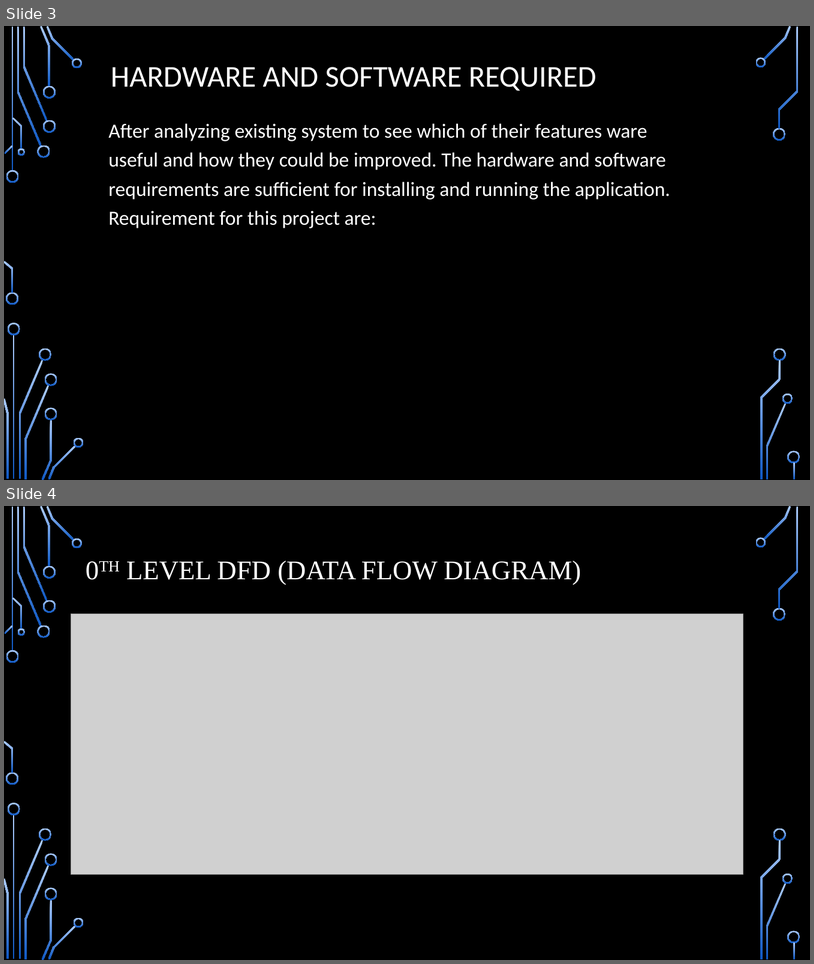
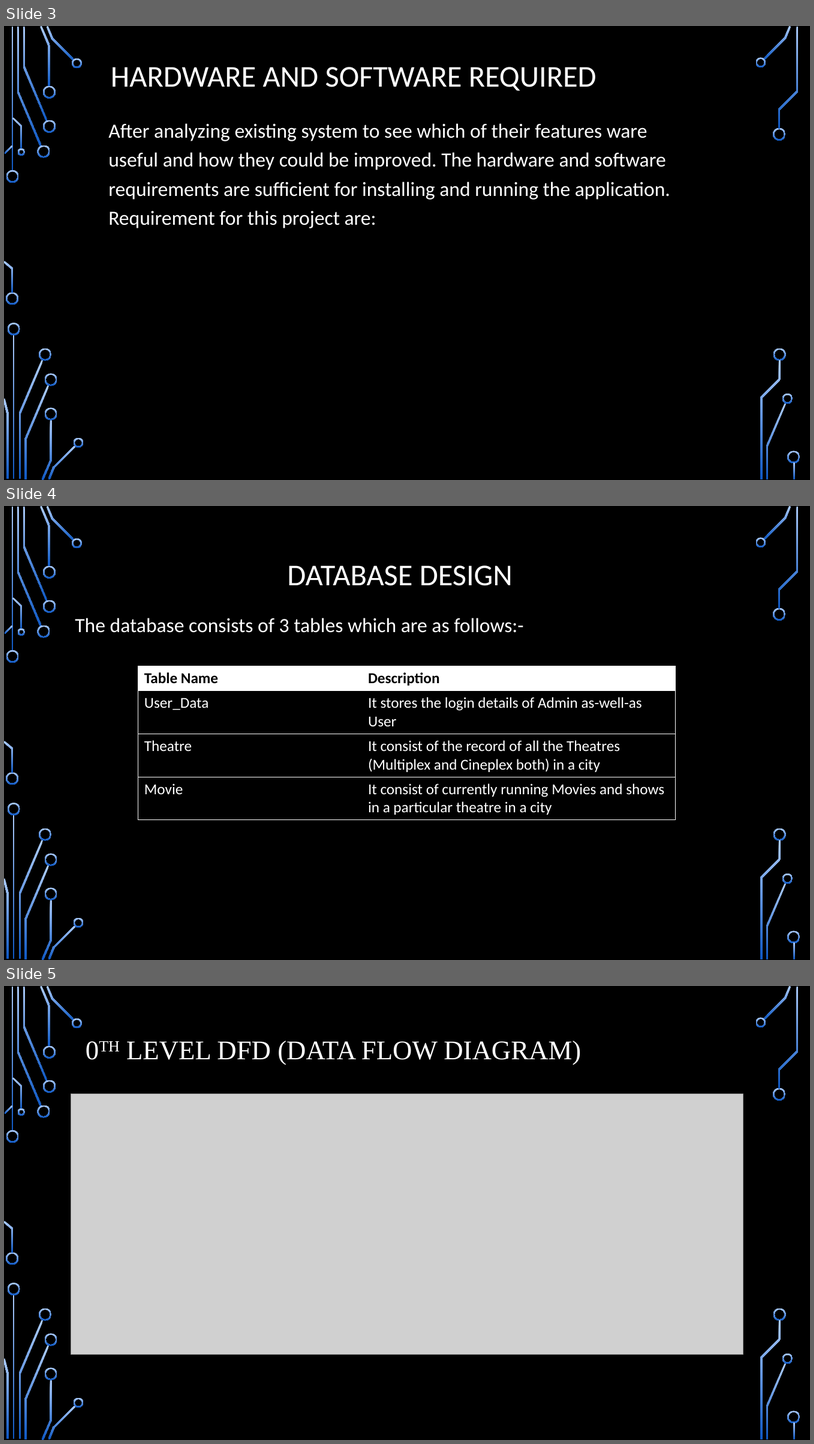
Before and after one commit to vyasaman/movie-ticket-booking, a slide deck: Movie Ticket Booking System.pptx. Shown one above the other, each under a label of ours: slides 3 and 4 before the commit, slides 3, 4 and 5 after it. The pictures are 814x964 and 814x1444 pixels, drawn with LibreOffice and Linux fonts; fonts in the diff are those of the drawing; grey boxes stand for pictures; background and template pictures are left out. Boxes give left, top, right and bottom in pixels: in the first picture for what was removed or moved away, otherwise in the second. Text is boxed around its words. In the diff, an @@ line names an element or a change of style, - is before the commit and + after.

```diff
--- a/Movie Ticket Booking System.pptx
+++ b/Movie Ticket Booking System.pptx
@@ slide 4 added at box(4, 506, 810, 960), background picture (left out); not listed: 36 template elements that a slide beside it also shows @@
@@ title added at box(287, 565, 513, 586), 36 pt, text #FFFFFF @@
+DATABASE DESIGN
@@ text added at box(75, 618, 524, 633), 24 pt, text #FFFFFF @@
+The database consists of 3 tables which are as follows:-
@@ table added at box(138, 666, 676, 817), 4 rows, 2 columns @@
+Table Name | Description
+User_Data | It stores the login details of Admin as-well-as User
+Theatre | It consist of the record of all the Theatres (Multiplex and Cineplex both) in a city
+Movie | It consist of currently running Movies and shows in a particular theatre in a city
@@ what was slide 4 is now slide 5 @@
```
